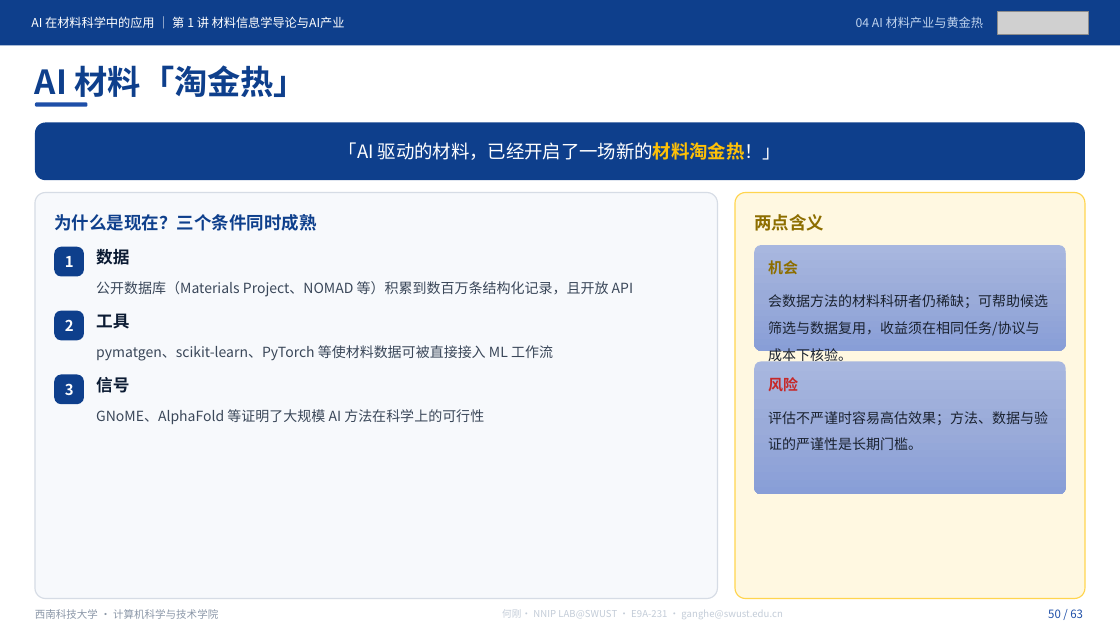
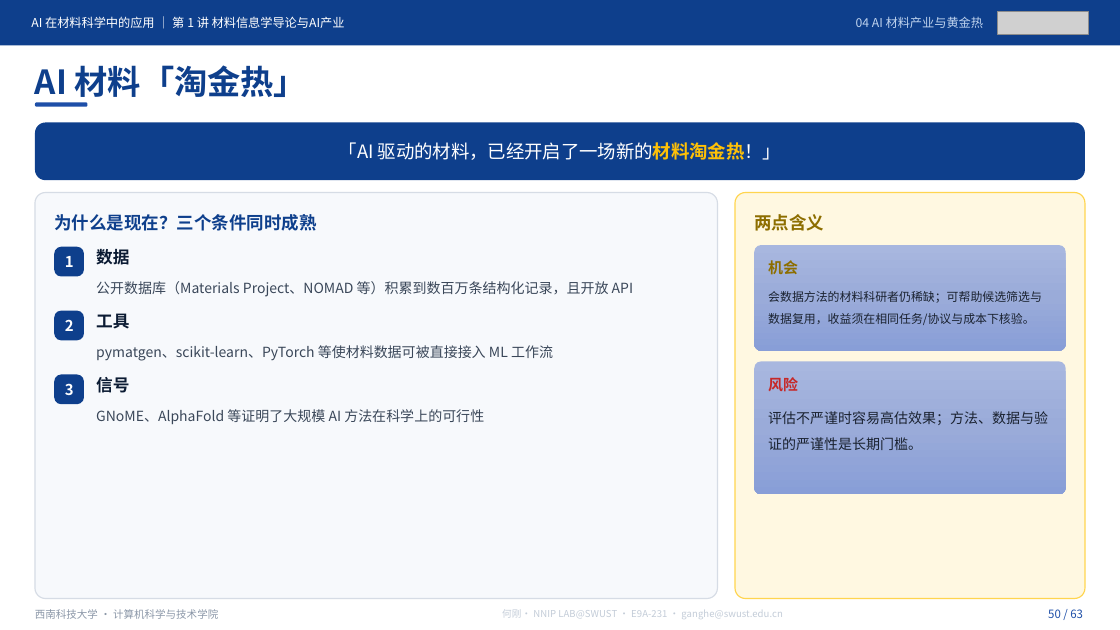
Before and after one commit to cosfrist/Applications-of-Artificial-Intelligence-in-Materials-Science-SWUST, a slide deck: slide 50 of lectures/01-材料信息学导论与AI产业/AI在材料科学中的应用-第1讲 材料信息学导论与AI产业-V5.pptx. Drawn at 1120x630 pixels with LibreOffice and Linux fonts; fonts in the diff are those of the drawing; grey boxes stand for pictures. Boxes give left, top, right and bottom in pixels: in the first picture for what was removed or moved away, otherwise in the second. Text is boxed around its words. In the diff, an @@ line names an element or a change of style, - is before the commit and + after.

Commit message:
第1、2讲课件按教师 11-12 手动优化更新，配套文件同步
第 1 讲（5,954,736 B，SHA 45d46523…）
- 全篇引号由 `&quot;` 转义统一为直角引号：P3「一行训练数据」、P20 Al 7075 案例、P62 四条预检命令
- P6 样例三「二元/三元氧化物的实验带隙」断行合并
- **P63 页标题**「退出题与记录模板（四栏）」→「本讲作业与记录模板（四栏）」，讲义与授课路线同步
- 讲义 P3 页标题行由旧名「本讲学习结果与 90 分钟路线」统一为「本讲预期目标」，与课件及授课路线一致
- 页数仍 63；图片对象 94（58 页眉另计）未变，source_index 图片元数据表无需重建
- README-V5 / source_index 同步至教师 11-06 版；清单复算 13/13

第 2 讲（5,326,822 B，SHA 675d5100…）
- **P3 页标题**「本讲学习结果与 90 分钟路线」→「本讲预期成果与构成」，删去页内「任务卡计入课堂过程证据（2 分）…」
  与「15′/20′/25′/20′/10′」旧路线标注
- **P58 页标题**「课堂实践（20 分钟）：把博士课题写成任务卡」→「课堂实践：把博士课题写成任务卡」
- 配图替换：P1（3 张并为 2 张）、P20、P46 各替换 1 张
- 图片对象 91 → 90，唯一媒体 32 → 31，页眉 60 未变；source_index §6 嵌入元数据表重建（30 行）
- 讲义与授课路线同步 P3、P58 标题；清单复算 6/6

课程导论本次未变（源与仓库逐字节一致），未提交。

```diff
--- a/lectures/01-材料信息学导论与AI产业/AI在材料科学中的应用-第1讲 材料信息学导论与AI产业-V5.pptx
+++ b/lectures/01-材料信息学导论与AI产业/AI在材料科学中的应用-第1讲 材料信息学导论与AI产业-V5.pptx
@@ text "会数据方法的材料科研者仍稀缺；可帮助候选筛选与数据复用，收益须在相同任务/协议与成本下核验。" at [768,291,1042,325]: size 12 to 10.2 pt; line spacing 1.6 to 1.5 @@
```
Also in this commit, not shown: 6 other slides changed, 13 other files.
